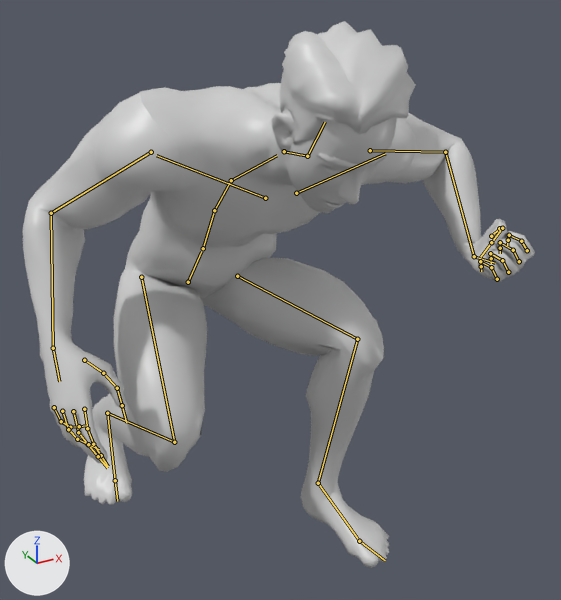
Renders of the glTF model assets/models/character/guardian.glb from each side of a commit.
Both versions are drawn from a camera (50 mm lens) standing at (-0.578, -1.271, 1.246) and looking at (0.136, 0.028, 0.596). The lights are fixed; the arrows at lower left show +X, +Y and +Z. The picture after the commit comes second. Both versions are drawn at frame 11 of the action 'BowCrouch'; the numbers are the values there. The bones that change, and the others that lie on the model, are drawn over the model as lines.

Names of what the first picture shows: 'StoneGuardian'.
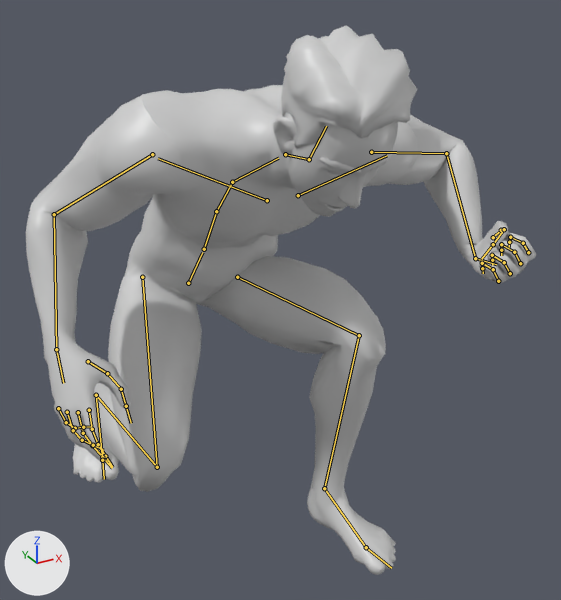
Boxes (x1, y1, x2, y2) around the edits, measured in the pictures (561 x 600 px):
```json
{"object": "StoneGuardian", "change": "posed", "before": [23, 21, 535, 568], "after": [26, 25, 536, 575]}
{"bone": "pelvis", "before": "(188, 282) to (201, 251)", "after": "(188, 283) to (202, 252)"}
{"bone": "spine_02", "before": "(214, 210) to (231, 180)", "after": "(216, 211) to (232, 182)"}
{"bone": "thigh_l", "before": "(237, 276) to (357, 339)", "after": "(237, 277) to (359, 335)"}
{"bone": "calf_l", "before": "(357, 339) to (318, 483)", "after": "(359, 335) to (324, 488)"}
{"bone": "foot_l", "before": "(318, 483) to (359, 541)", "after": "(324, 488) to (366, 547)"}
{"bone": "thigh_r", "before": "(141, 277) to (174, 442)", "after": "(142, 277) to (157, 467)"}
{"bone": "calf_r", "before": "(174, 442) to (107, 413)", "after": "(157, 467) to (96, 395)"}
{"bone": "foot_r", "before": "(107, 413) to (115, 480)", "after": "(96, 395) to (102, 460)"}
```

Edits to the scene script, one JSON object a line:
```json
{"block": "bone_pelvis", "where": "bone_pelvis = bpy.data.objects['WarriorRig'].pose.bones['pelvis']  # child of 'root'"}
{"op": "set", "path": "bone_pelvis.location", "old": "(0.036, -0.438, -0.123)", "new": "(0.037, -0.44, -0.123)"}
{"op": "set", "path": "bone_pelvis.rotation_quaternion", "old": "(0.983, 0.161, -0.071, -0.049)", "new": "(0.982, 0.163, -0.072, -0.055)", "note": "degrees (19, -7, -7) -> degrees (19, -7, -8)"}
{"block": "bone_spine_02", "where": "bone_spine_02 = bpy.data.objects['WarriorRig'].pose.bones['spine_02']  # child of 'spine_01'"}
{"op": "set", "path": "bone_spine_02.rotation_quaternion", "old": "(0.967, 0.249, 0.027, 0.052)", "new": "(0.966, 0.25, 0.029, 0.062)", "note": "degrees (29, 2, 7) -> degrees (29, 1, 8)"}
{"block": "bone_thigh_l", "where": "bone_thigh_l = bpy.data.objects['WarriorRig'].pose.bones['thigh_l']  # child of 'pelvis'"}
{"op": "set", "path": "bone_thigh_l.rotation_quaternion", "old": "(0.567, -0.805, 0.001, -0.175)", "new": "(0.555, -0.813, 0.001, -0.177)", "note": "degrees (-108, -16, -12) -> degrees (-110, -17, -12)"}
{"block": "bone_calf_l", "where": "bone_calf_l = bpy.data.objects['WarriorRig'].pose.bones['calf_l']  # child of 'thigh_l'"}
{"op": "set", "path": "bone_calf_l.rotation_quaternion", "old": "(0.623, 0.781, -0.021, 0.033)", "new": "(0.636, 0.771, -0.02, 0.031)", "note": "degrees (103, -4, 0) -> degrees (101, -4, 0)"}
{"block": "bone_foot_l", "where": "bone_foot_l = bpy.data.objects['WarriorRig'].pose.bones['foot_l']  # child of 'calf_l'"}
{"op": "set", "path": "bone_foot_l.rotation_quaternion", "old": "(0.994, -0.1, -0.038, -0.005)", "new": "(0.997, -0.072, -0.029, 0.002)", "note": "degrees (-12, -4, 0) -> degrees (-8, -3, 0)"}
{"block": "bone_thigh_r", "where": "bone_thigh_r = bpy.data.objects['WarriorRig'].pose.bones['thigh_r']  # child of 'pelvis'"}
{"op": "set", "path": "bone_thigh_r.rotation_quaternion", "old": "(0.753, -0.657, 0.0, 0.036)", "new": "(0.831, -0.554, 0.0, 0.044)", "note": "degrees (-82, 3, 3) -> degrees (-67, 3, 4)"}
{"block": "bone_calf_r", "where": "bone_calf_r = bpy.data.objects['WarriorRig'].pose.bones['calf_r']  # child of 'thigh_r'"}
{"op": "set", "path": "bone_calf_r.rotation_quaternion", "old": "(0.46, 0.887, -0.012, 0.03)", "new": "(0.481, 0.876, -0.012, 0.029)", "note": "degrees (125, -4, 0) -> degrees (122, -4, 0)"}
{"block": "bone_foot_r", "where": "bone_foot_r = bpy.data.objects['WarriorRig'].pose.bones['foot_r']  # child of 'calf_r'"}
{"op": "set", "path": "bone_foot_r.rotation_quaternion", "old": "(0.946, -0.282, 0.119, -0.106)", "new": "(0.918, -0.354, 0.124, -0.127)", "note": "degrees (-35, 10, -16) -> degrees (-43, 8, -19)"}
```
